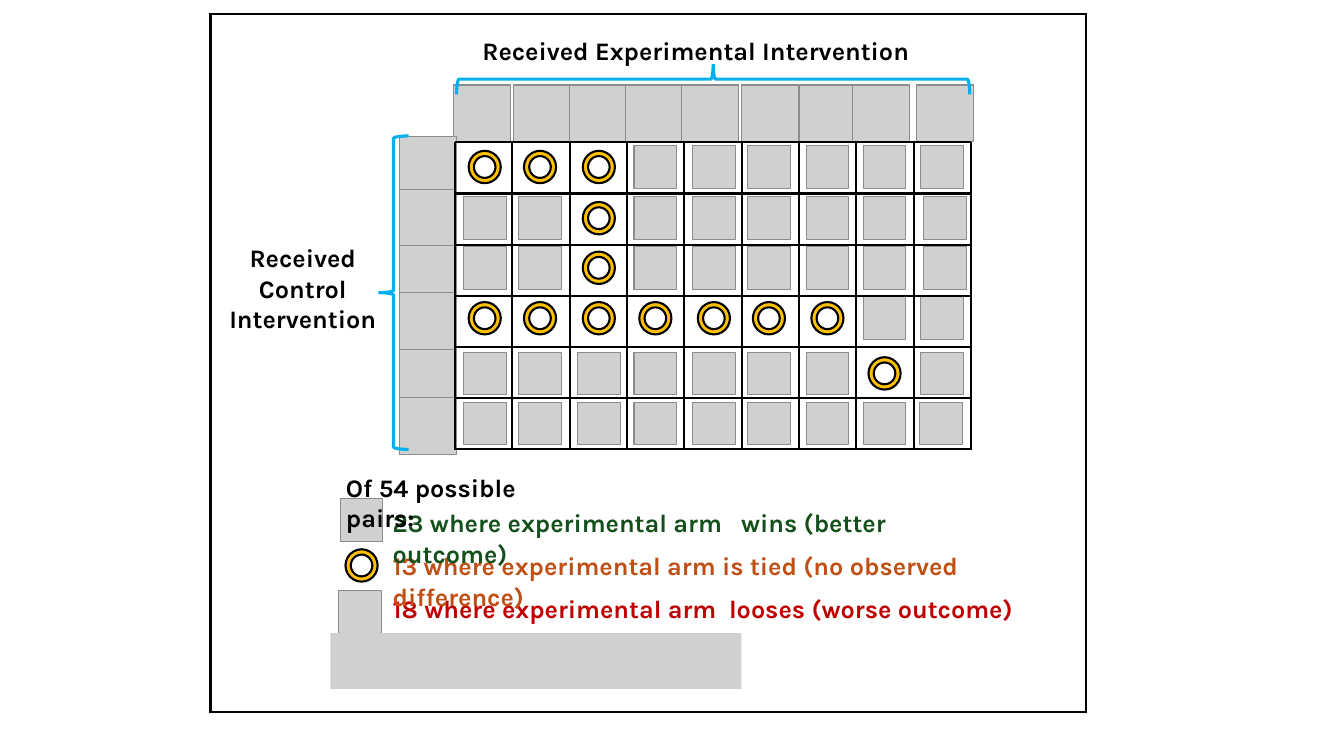
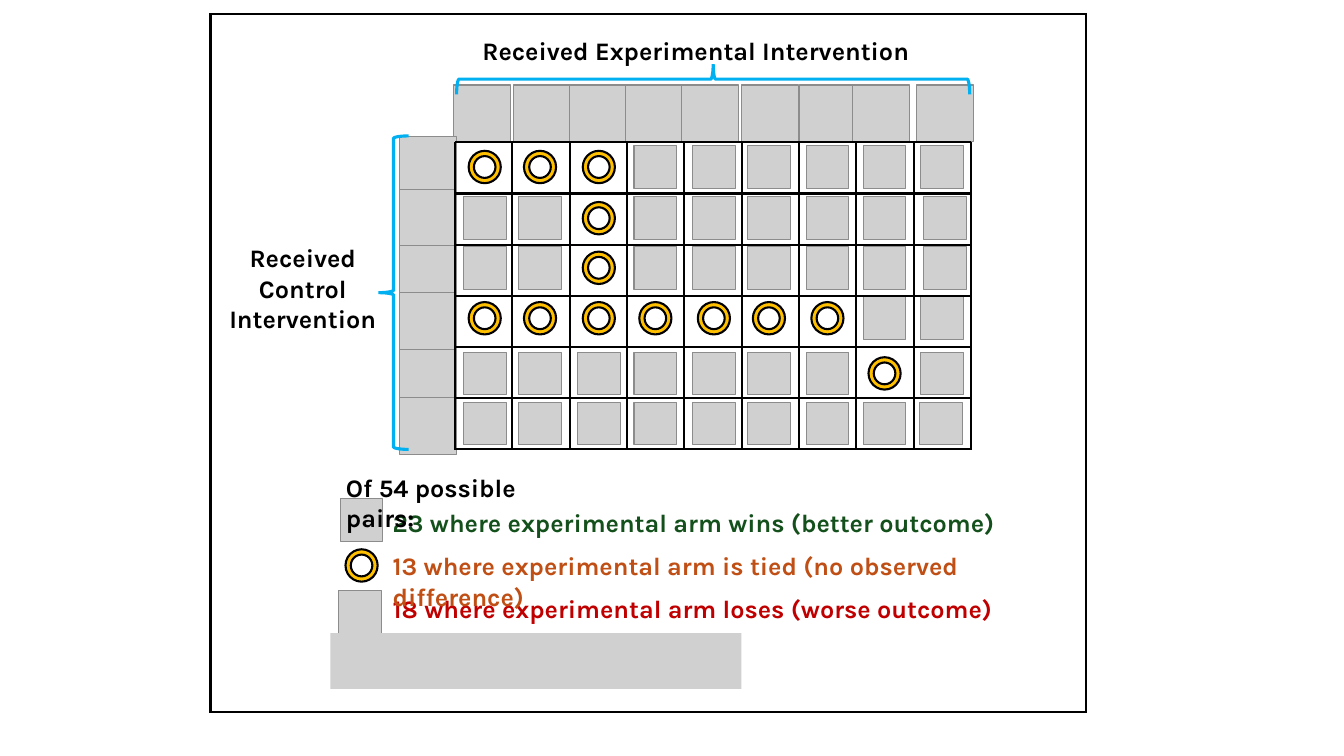
Before and after one commit to HannahJohns/compare-wins, a slide deck: slide 1 of figures.pptx. Drawn at 1344x756 pixels with LibreOffice and Linux fonts; fonts in the diff are those of the drawing; grey boxes stand for pictures. Boxes give left, top, right and bottom in pixels: in the first picture for what was removed or moved away, otherwise in the second. Text is boxed around its words. In the diff, an @@ line names an element or a change of style, - is before the commit and + after.

Commit message:
Fixed weird SVG bug in wins diagram
also typo

```diff
--- a/figures.pptx
+++ b/figures.pptx
@@ text "23 where experimental arm wins ..." rewrapped from <box>393,513,886,569</box> to <box>393,513,994,538</box> @@
@@ text at <box>393,596,992,624</box>: text changed @@
-18 where experimental arm looses (worse outcome)
+18 where experimental arm loses (worse outcome)
```
Also in this commit, not shown: 1 slide added, 1 other file.
